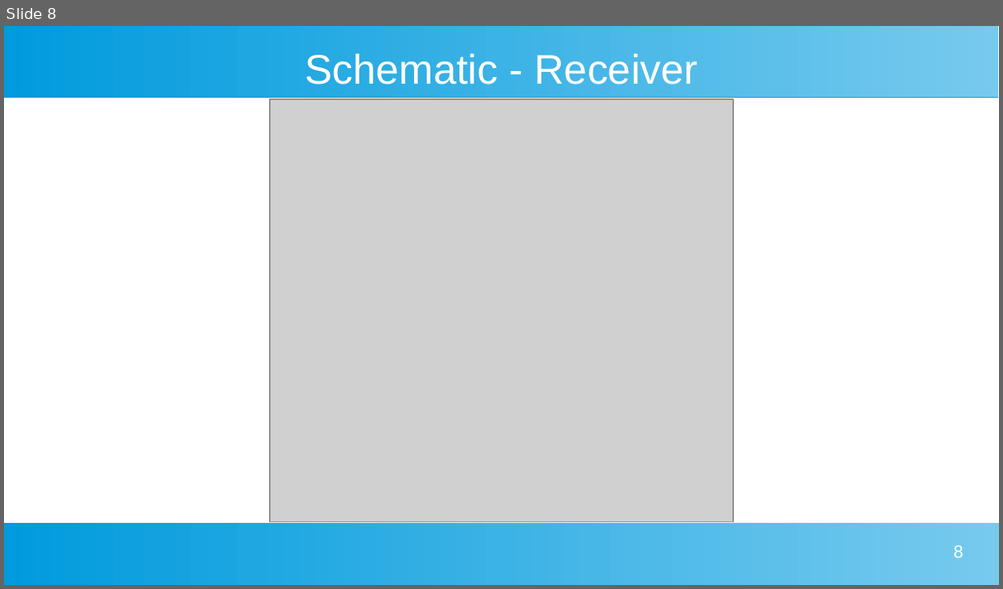
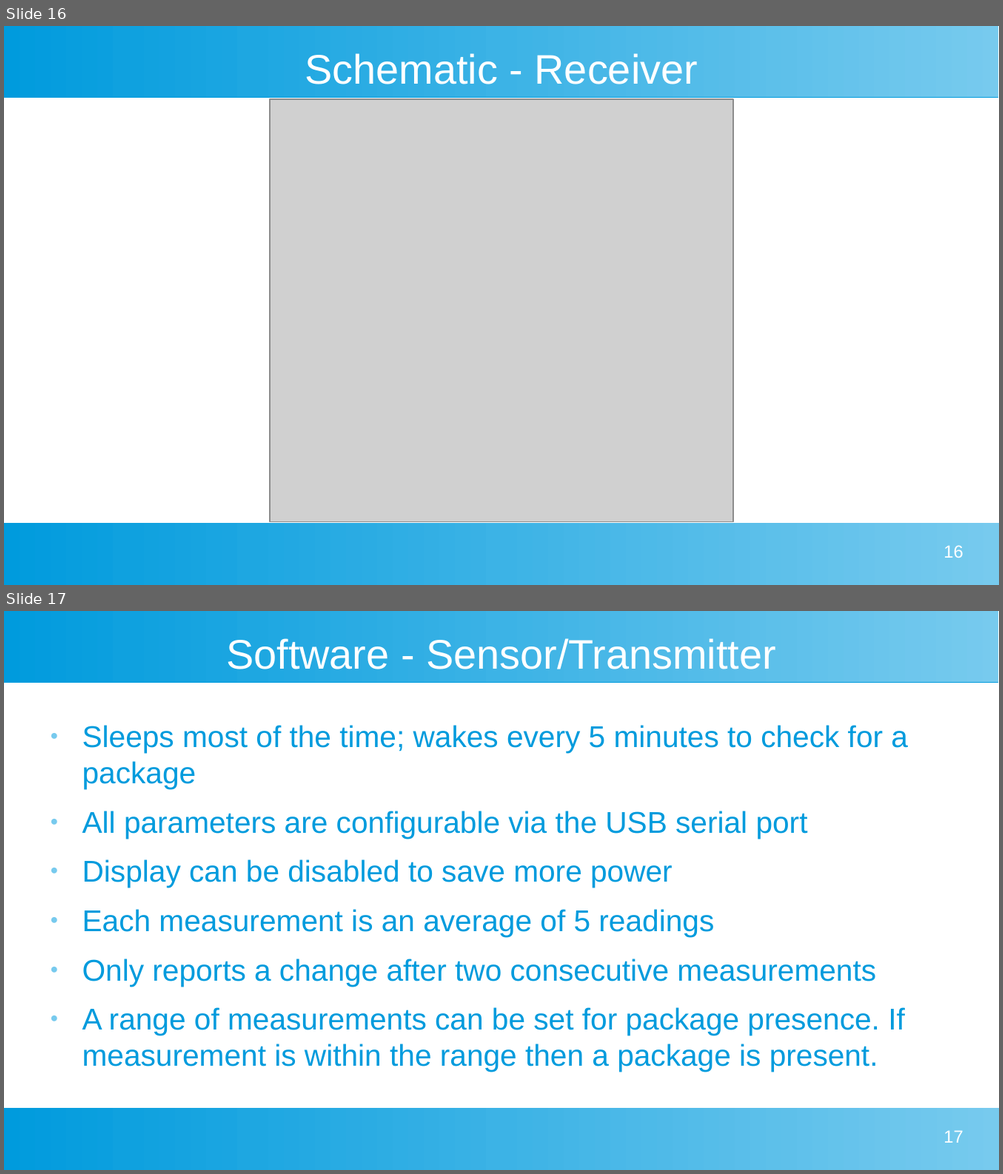
Before and after one commit to buteomont/Delivery-Box-Reporter-LoRa, a slide deck: resources/Presentation/Delivery Box Presentation.odp. Shown one above the other, each under a label of ours: slide 8 before the commit, slides 16 and 17 after it. The pictures are 1003x589 and 1003x1174 pixels, drawn with LibreOffice and Linux fonts; fonts in the diff are those of the drawing; grey boxes stand for pictures. Boxes give left, top, right and bottom in pixels: in the first picture for what was removed or moved away, otherwise in the second. Text is boxed around its words. In the diff, an @@ line names an element or a change of style, - is before the commit and + after.

Commit message:
updates to presentation

```diff
--- a/resources/Presentation/Delivery Box Presentation.odp
+++ b/resources/Presentation/Delivery Box Presentation.odp
@@ slide 17 added at (4,611,999,1170), background #FFFFFF; not listed: 2 template elements that a slide beside it also shows @@
@@ title added at (226,638,776,669), 33 pt, text #FFFFFF @@
+Software - Sensor/Transmitter
@@ text added at (82,725,908,1072), 24 pt, text #009BDD @@
+● Sleeps most of the time; wakes every 5 minutes to check for a package
+● All parameters are configurable via the USB serial port
+● Display can be disabled to save more power
+● Each measurement is an average of 5 readings
+● Only reports a change after two consecutive measurements
+● A range of measurements can be set for package presence. If measurement is within the range then a package is present.
@@ page number added at (943,1130,962,1143), 14 pt, text #FFFFFF @@
+17
@@ what was slide 8 is now slide 16 @@
@@ page number at (943,545,962,558): text changed @@
-8
+16
```
Also in this commit, not shown: 10 other slides added, 11 other files.
